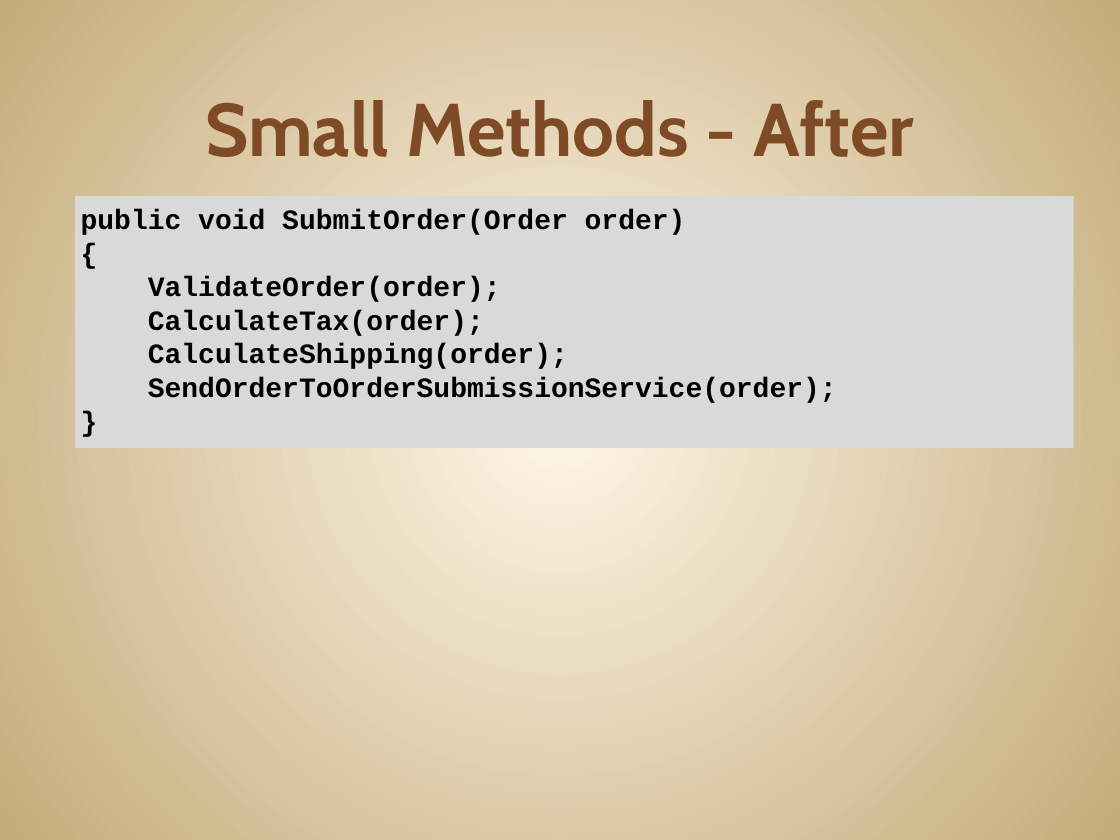
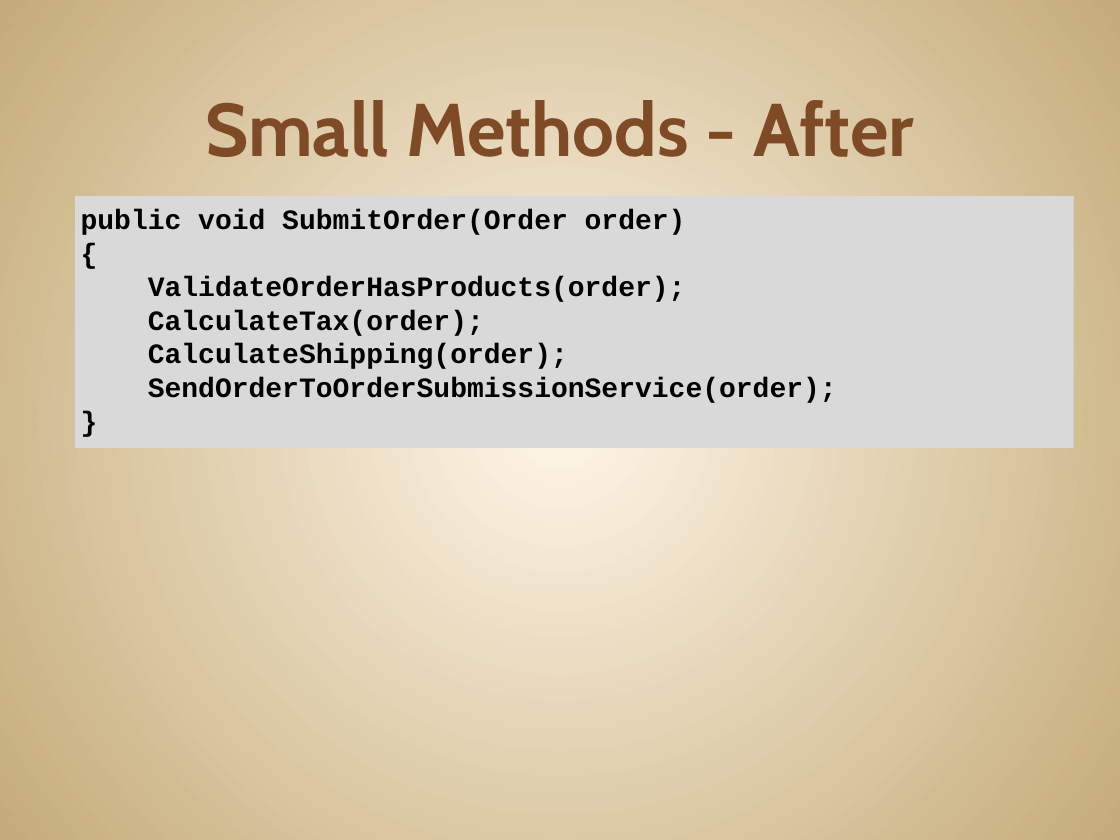
Before and after one commit to JonKruger/oop-solid-sample, a slide deck: slide 65 of slides/OOP-SOLID-CodeMash.pptx (slide 63 before the commit). Drawn at 1120x840 pixels with LibreOffice and Linux fonts; fonts in the diff are those of the drawing. Boxes give left, top, right and bottom in pixels: in the first picture for what was removed or moved away, otherwise in the second. Text is boxed around its words. In the diff, an @@ line names an element or a change of style, - is before the commit and + after.

```diff
--- a/slides/OOP-SOLID-CodeMash.pptx
+++ b/slides/OOP-SOLID-CodeMash.pptx
@@ text at (x1=148, y1=276, x2=686, y2=302): text changed @@
-ValidateOrder(order);
+ValidateOrderHasProducts(order);
```
Also in this commit, not shown: 4 other slides changed, 6 slides added, 5 slides removed.
